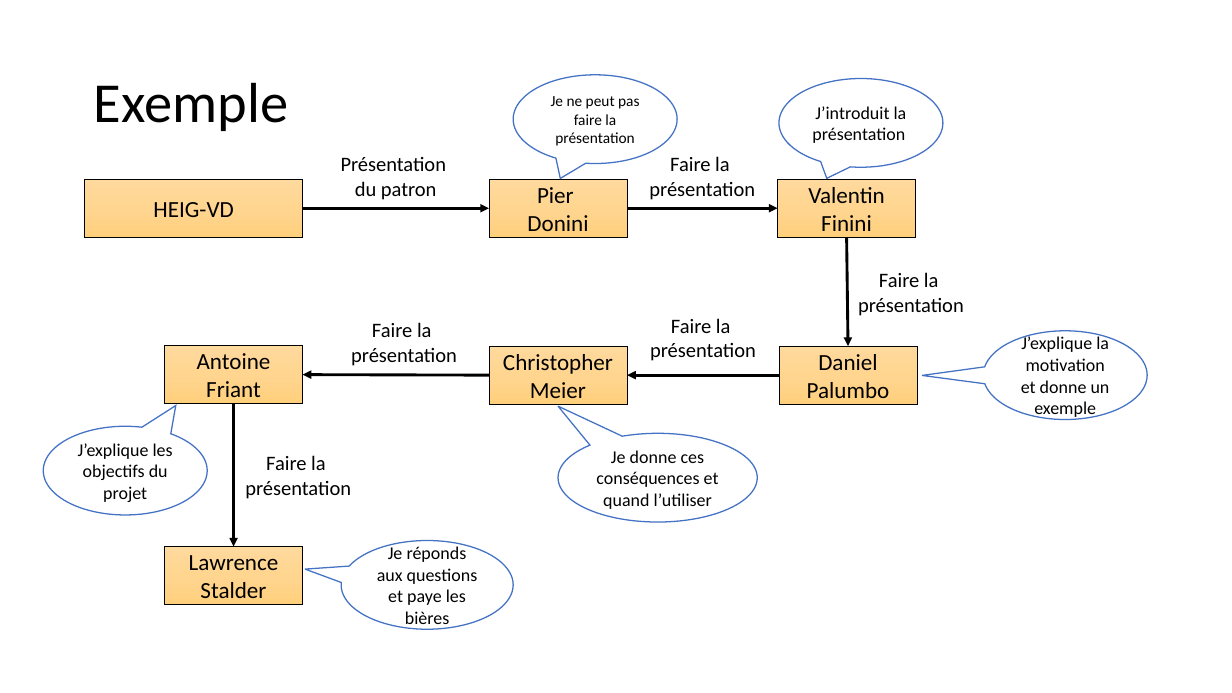
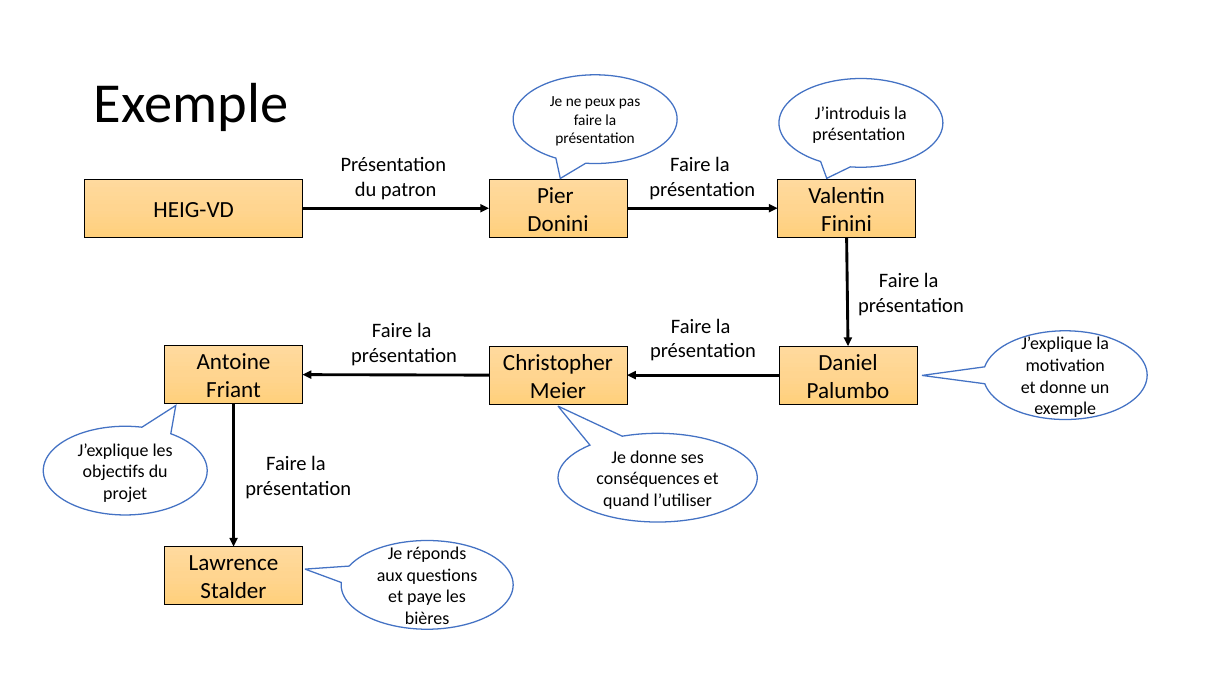
Before and after one commit to FontaineRiant/CoRe, a slide deck: slide 5 of presentation/chaine_responsabilite.pptx. Drawn at 1232x693 pixels with LibreOffice and Linux fonts; fonts in the diff are those of the drawing. Boxes give left, top, right and bottom in pixels: in the first picture for what was removed or moved away, otherwise in the second. Text is boxed around its words. In the diff, an @@ line names an element or a change of style, - is before the commit and + after.

```diff
--- a/presentation/chaine_responsabilite.pptx
+++ b/presentation/chaine_responsabilite.pptx
@@ text in speech bubble at <box>550,96,640,146</box>: text changed @@
-Je ne peut pas faire la présentation
+Je ne peux pas faire la présentation
@@ text in speech bubble at <box>812,106,907,143</box>: text changed @@
-J’introduit la présentation
+J’introduis la présentation
@@ text in speech bubble at <box>596,450,719,509</box>: text changed @@
-Je donne ces conséquences et quand l’utiliser
+Je donne ses conséquences et quand l’utiliser
```
Also in this commit, not shown: 1 other slide changed, 1 other file.
